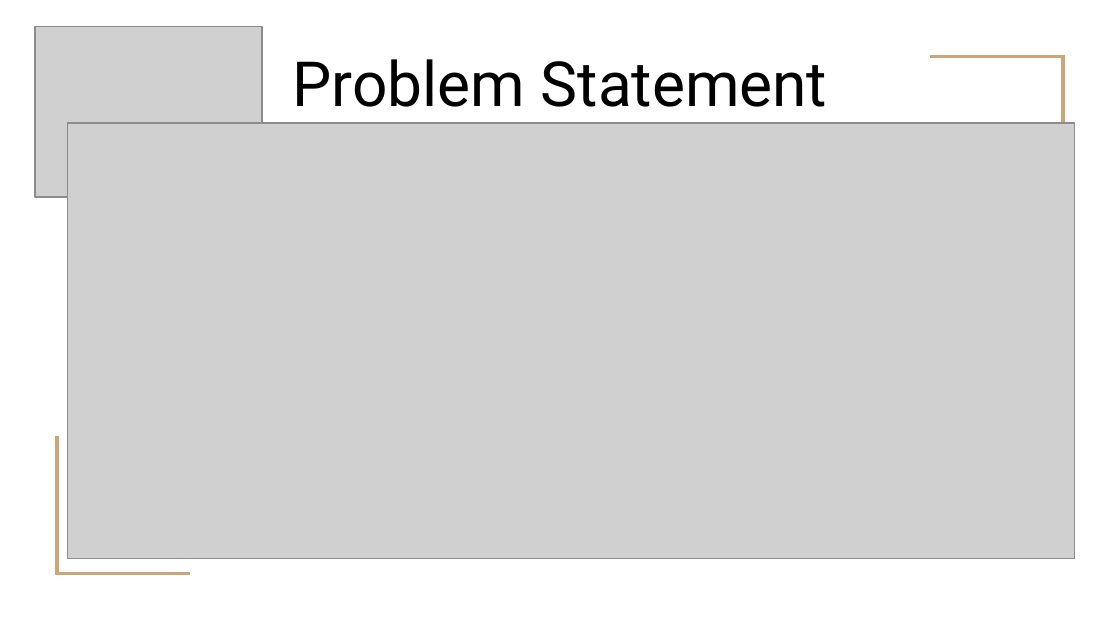
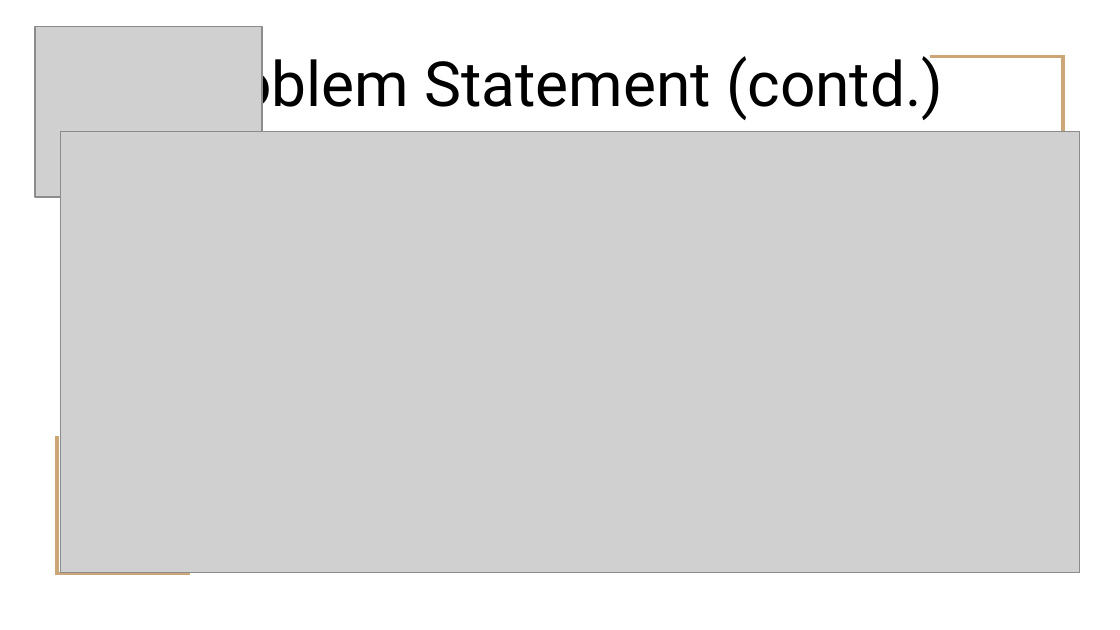
Before and after one commit to MathurUtkarsh/Prescription-Label-Reading, a slide deck: slide 5 of Presentations/Evaluation P2.pptx (slide 4 before the commit). Drawn at 1120x630 pixels with LibreOffice and Linux fonts; fonts in the diff are those of the drawing; grey boxes stand for pictures. Boxes give left, top, right and bottom in pixels: in the first picture for what was removed or moved away, otherwise in the second. Text is boxed around its words. In the diff, an @@ line names an element or a change of style, - is before the commit and + after.

```diff
--- a/Presentations/Evaluation P2.pptx
+++ b/Presentations/Evaluation P2.pptx
@@ text at (x1=177, y1=49, x2=943, y2=121): text changed @@
-Problem Statement
+Problem Statement (contd.)
@@ picture resized from (x1=68, y1=123, x2=1075, y2=559) to (x1=60, y1=131, x2=1080, y2=572) @@
```
Also in this commit, not shown: 5 other slides changed, 7 slides added, 5 slides removed.
